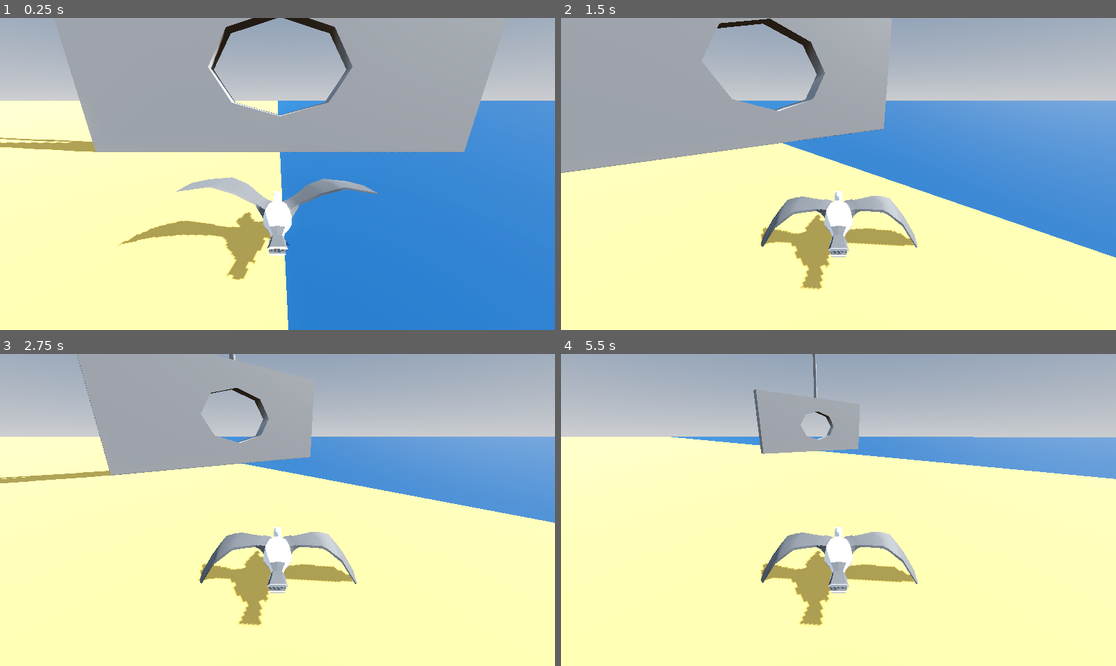
Above: before the commit, frames 1-4 (two rows, left to right).
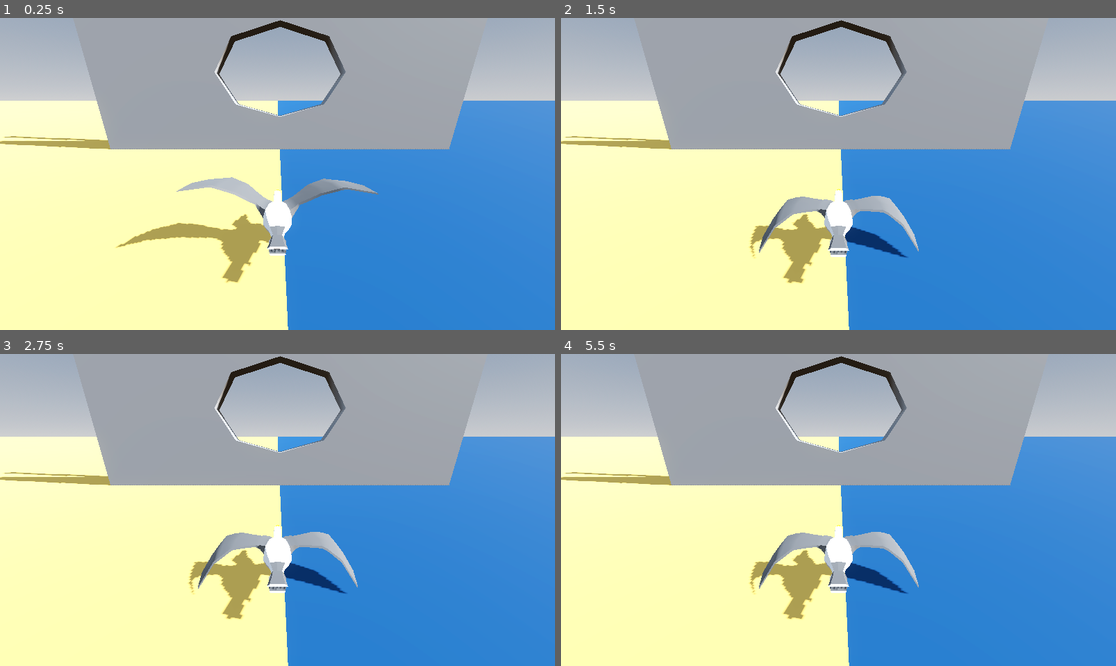
Above: after the commit, the same moments.

Repository: Wiwiweb/StMaloGull
Game: Godot game, scene res://main.tscn
Two runs of this game, one before a commit and one after it. Both use one fixed random seed, a clock stepped at 60 frames per second and the inputs below.
Inputs:
- Up to frame 1 (0.25 s): no input
- Up to frame 2 (1.5 s): hold D (move_right) 0.53-1.28 s; tap Space (flap) at 0.77, 1.07 s; hold S (move_down) from 1.28 s (still down)
- Up to frame 3 (2.75 s): tap Space (flap) at 1.52, 1.82 s; release S (move_down) at 2.03 s; hold D (move_right) from 2.03 s (still down)
- Up to frame 4 (5.5 s): release D (move_right) at 2.78 s; hold W (move_up) 2.78-3.53 s; tap Space (flap) at 3.02, 3.32, 3.77, 4.07, 4.52, 4.82 s; hold A (move_left) 3.53-5.03 s; hold S (move_down) from 5.03 s (still down)

The runs differ from the first frame. In frame 1, 4.9% of the frame differs, in the area x 0-88%, y 0-99%; in frame 2, 39%; in frame 3, 41%; in frame 4, 47%, in the area x 0-100%, y 0-100%.

Commit message:
Fix seagull not characterbody

Diff:
--- a/main.tscn
+++ b/main.tscn
@@ -37,7 +37,7 @@
 shadow_enabled = true
 
 [node name="CSGBox3D" type="CSGBox3D" parent="." unique_id=1519207577]
-transform = Transform3D(7.44, 0, 0, 0, 6.2320013, 0, 0, 0, 3.5200002, 0, 0, 0)
+transform = Transform3D(7.44, 0, 0, 0, 6.2320013, 0, 0, 0, 3.5200002, 0, -0.1, 0)
 use_collision = true
 size = Vector3(10, 10, 1)
 
@@ -71,9 +71,6 @@
 
 [node name="Player" parent="." unique_id=1836796806 instance=ExtResource("1_ig7tw")]
 transform = Transform3D(-4.371139e-08, 0, 1, 0, 1, 0, -1, 0, -4.371139e-08, -0.5, 2.6000004, 32.5)
-forward_velocity = 15.0
-stunned_back_velocity = 30.0
-max_turn_rate = 3.0
 
 [node name="Node3D" type="Node3D" parent="." unique_id=1609681491]
 transform = Transform3D(1, 0, 0, 0, 1, 0, 0, 0, 1, 16.400002, 0, 60.4)
--- a/scenes/player/player.gd
+++ b/scenes/player/player.gd
@@ -1,4 +1,4 @@
-extends RigidBody3D
+extends CharacterBody3D
 
 enum State {
 	IDLE,
--- a/scenes/player/player.tscn
+++ b/scenes/player/player.tscn
@@ -8,7 +8,7 @@
 
 [sub_resource type="SphereMesh" id="SphereMesh_qhqgy"]
 
-[node name="CharacterBody3D" type="RigidBody3D" unique_id=949714228]
+[node name="CharacterBody3D" type="CharacterBody3D" unique_id=1996693346]
 script = ExtResource("1_3vyb7")
 
 [node name="CollisionShape3D" type="CollisionShape3D" parent="." unique_id=1885825170]
